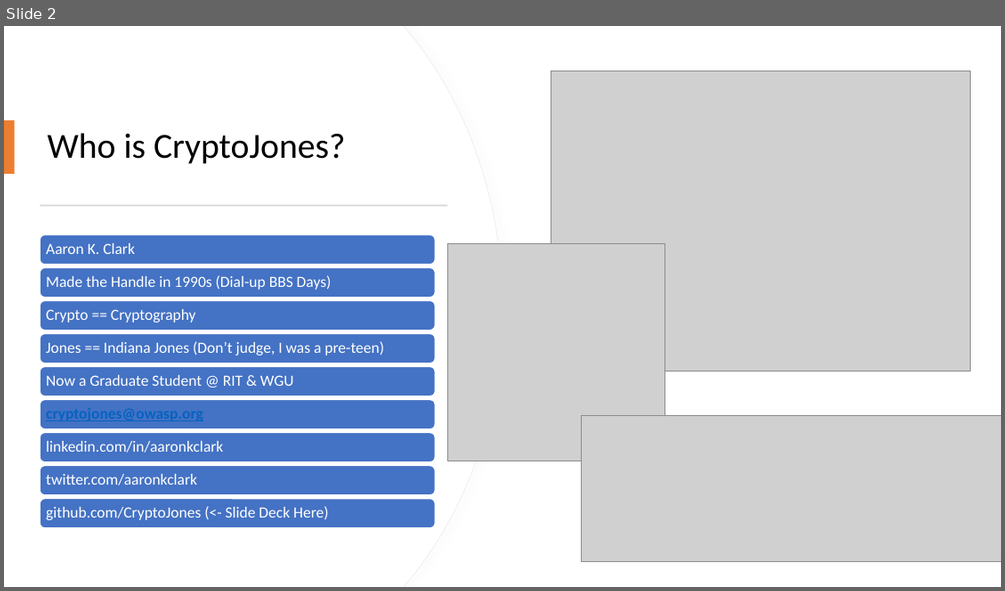
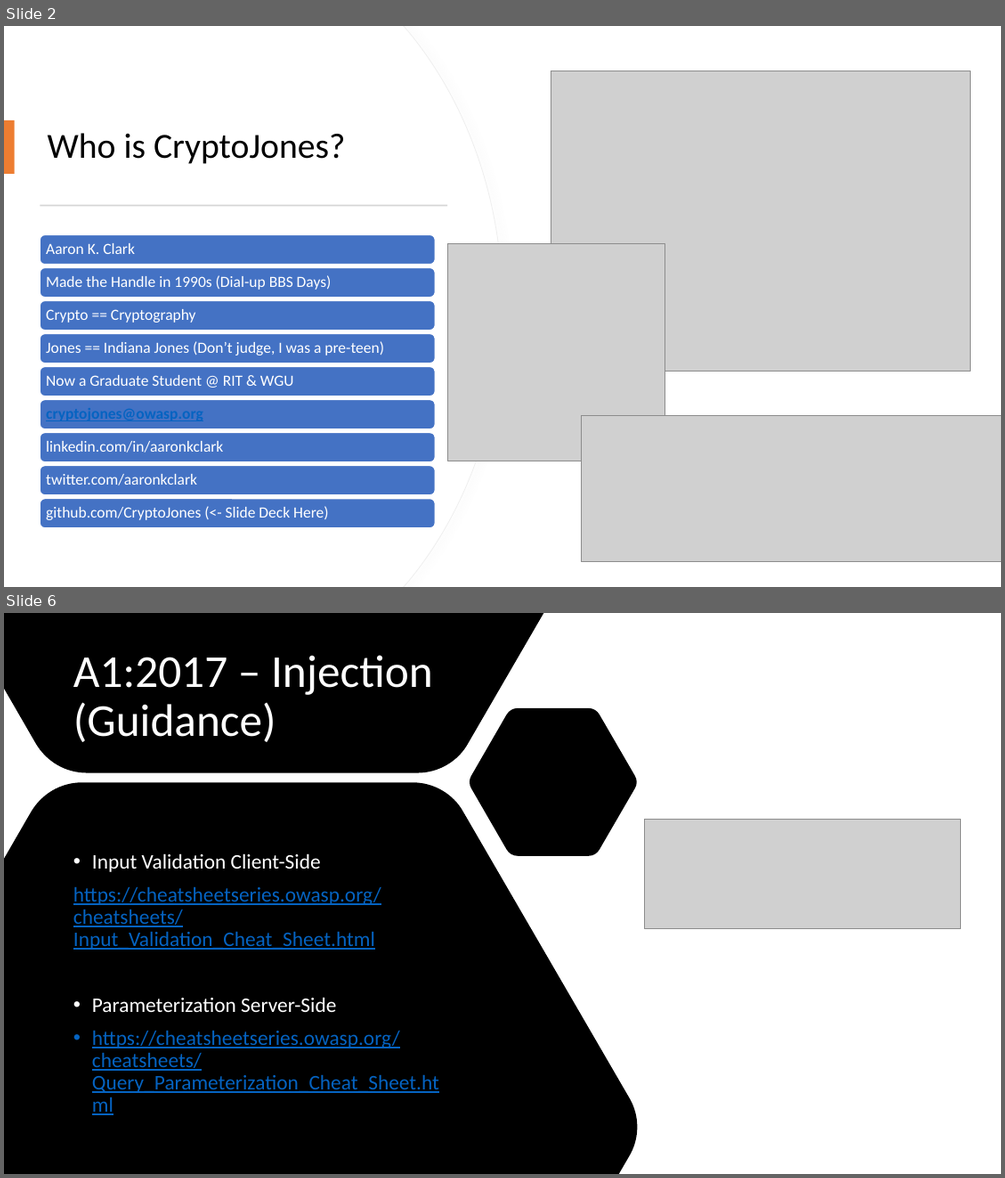
Before and after one commit to CryptoJones/OWASP-OMAHA-QTR2-MTG, a slide deck: slidedeck.pptx. Shown one above the other, each under a label of ours: slide 2 before the commit, slides 2 and 6 after it; the slides between them are not shown. The pictures are 1005x591 and 1005x1178 pixels, drawn with LibreOffice and Linux fonts; fonts in the diff are those of the drawing; grey boxes stand for pictures. Boxes give left, top, right and bottom in pixels: in the first picture for what was removed or moved away, otherwise in the second. Text is boxed around its words. In the diff, an @@ line names an element or a change of style, - is before the commit and + after.

```diff
--- a/slidedeck.pptx
+++ b/slidedeck.pptx
@@ slide 6 added at <box>4,613,1001,1174</box>, background #FFFFFF @@
@@ freeform shape added at <box>4,613,638,1174</box>, fill #000000 @@
@@ title added at <box>73,655,433,742</box>, 44 pt, text #FFFFFF @@
+A1:2017 – Injection (Guidance)
@@ picture added at <box>645,819,961,929</box> @@
@@ text added at <box>73,853,439,1093</box>, 20 pt, text #0563C1, underline @@
+• Input Validation Client-Side
+https://cheatsheetseries.owasp.org/cheatsheets/Input_Validation_Cheat_Sheet.html
+• Parameterization Server-Side
+• https://cheatsheetseries.owasp.org/cheatsheets/Query_Parameterization_Cheat_Sheet.html
```
Also in this commit, not shown: 4 slides changed, 32 other slides added, 28 slides removed, 1 other file.
